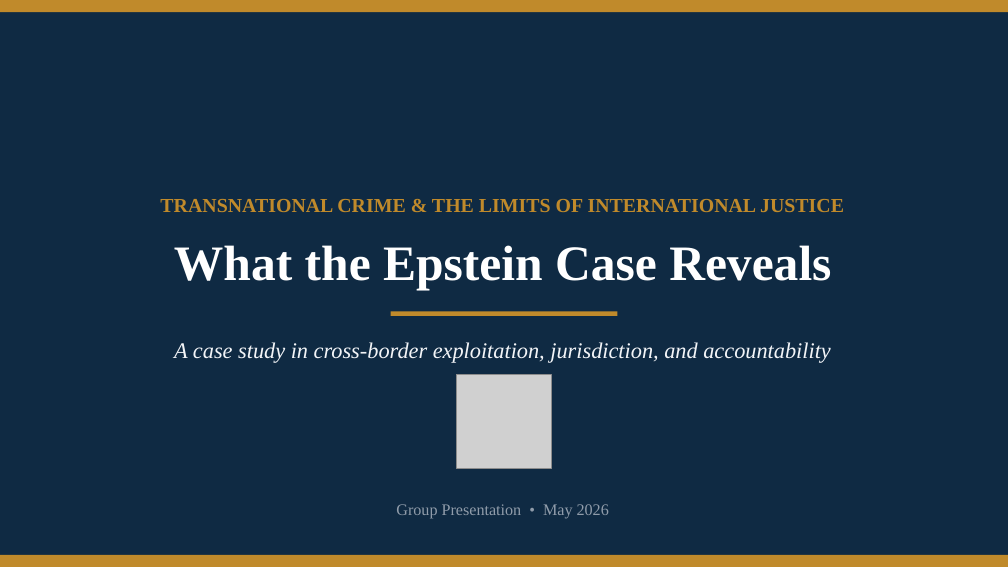
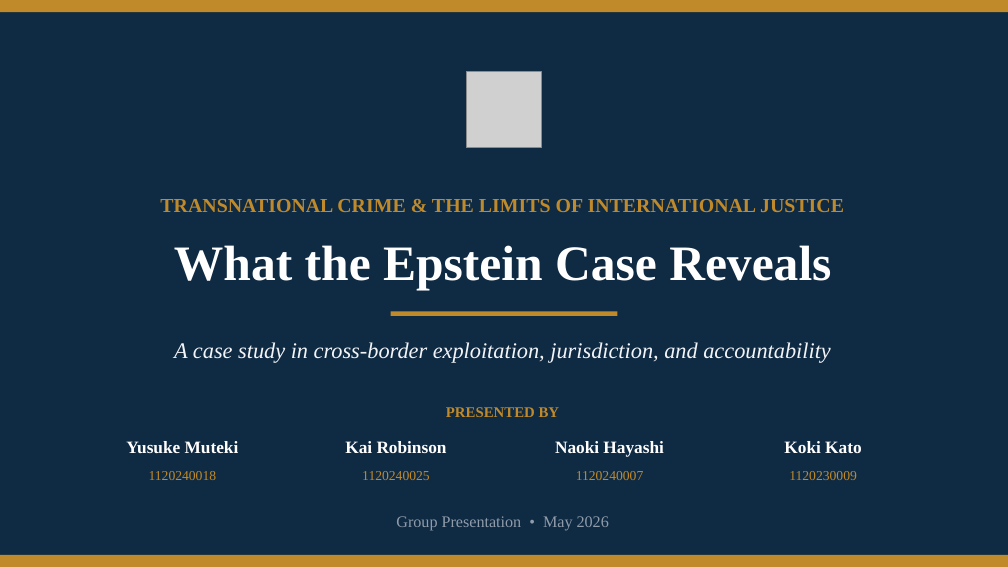
Before and after one commit to Kokidesu/Koki, a slide deck: slide 1 of projects/transnational-justice/Epstein_Transnational_Justice.pptx. Drawn at 1008x567 pixels with LibreOffice and Linux fonts; fonts in the diff are those of the drawing; grey boxes stand for pictures. Boxes give left, top, right and bottom in pixels: in the first picture for what was removed or moved away, otherwise in the second. Text is boxed around its words. In the diff, an @@ line names an element or a change of style, - is before the commit and + after.

```diff
--- a/projects/transnational-justice/Epstein_Transnational_Justice.pptx
+++ b/projects/transnational-justice/Epstein_Transnational_Justice.pptx
@@ picture: place and size @@
-picture at <box>457,374,551,469</box>
+picture at <box>467,72,542,147</box>
@@ text added at <box>446,407,560,417</box>, 14.2 pt, text #C08A2B, bold @@
+PRESENTED BY
@@ text added at <box>126,441,239,453</box>, 16.5 pt, text #FFFFFF, bold @@
+Yusuke Muteki
@@ text added at <box>345,441,447,453</box>, 16.5 pt, text #FFFFFF, bold @@
+Kai Robinson
@@ text added at <box>555,441,663,457</box>, 16.5 pt, text #FFFFFF, bold @@
+Naoki Hayashi
@@ text added at <box>784,441,861,453</box>, 16.5 pt, text #FFFFFF, bold @@
+Koki Kato
@@ text added at <box>149,471,217,480</box>, 13 pt, text #C08A2B @@
+1120240018
@@ text added at <box>362,471,430,480</box>, 13 pt, text #C08A2B @@
+1120240025
@@ text added at <box>576,471,644,480</box>, 13 pt, text #C08A2B @@
+1120240007
@@ text added at <box>789,471,857,480</box>, 13 pt, text #C08A2B @@
+1120230009
@@ text "Group Presentation • May 2026": place and size @@
-text "Group Presentation • May 2026" at <box>396,504,609,519</box>
+text "Group Presentation • May 2026" at <box>396,516,609,531</box>
```
Also in this commit, not shown: 2 other slides changed, 6 other files.
